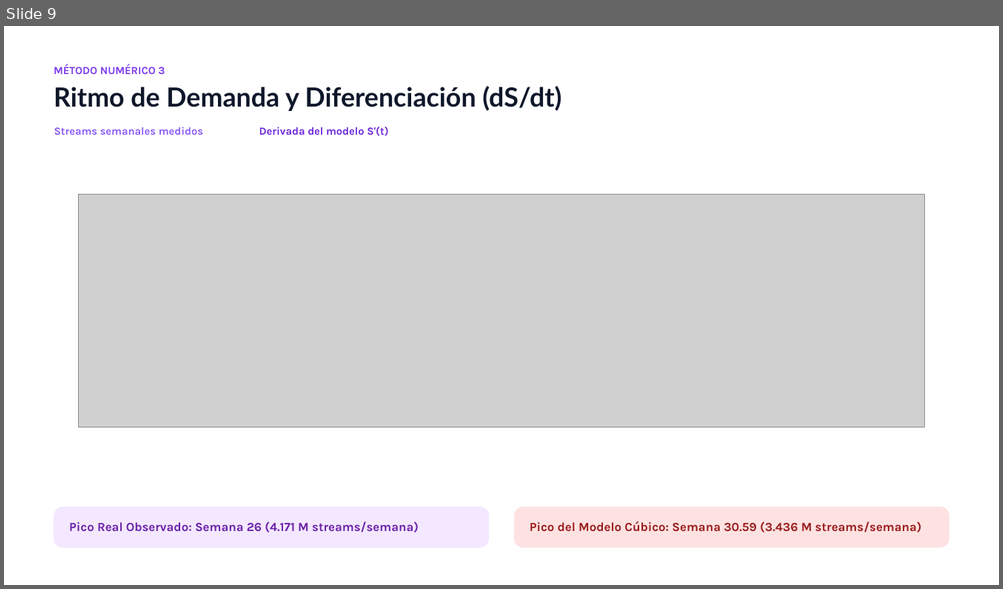
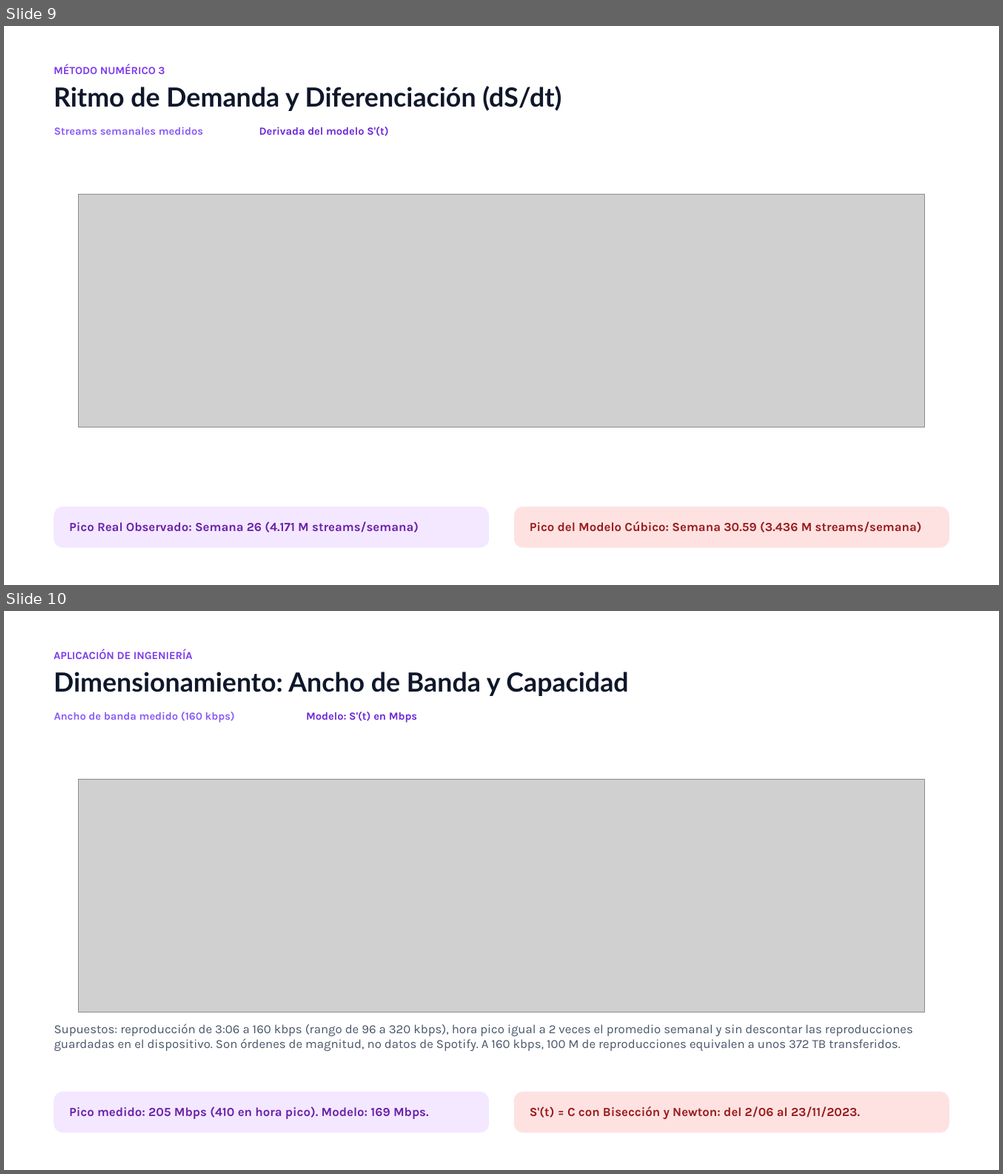
Before and after one commit to PedroGattiUCC/metodos-numericos-rosa-pastel, a slide deck: ENTREGABLES/Presentacion_Rosa_Pastel_Metodos_Numericos.pptx. Shown one above the other, each under a label of ours: slide 9 before the commit, slides 9 and 10 after it. The pictures are 1003x589 and 1003x1174 pixels, drawn with LibreOffice and Linux fonts; fonts in the diff are those of the drawing; grey boxes stand for pictures. Boxes give left, top, right and bottom in pixels: in the first picture for what was removed or moved away, otherwise in the second. Text is boxed around its words. In the diff, an @@ line names an element or a change of style, - is before the commit and + after.

```diff
--- a/ENTREGABLES/Presentacion_Rosa_Pastel_Metodos_Numericos.pptx
+++ b/ENTREGABLES/Presentacion_Rosa_Pastel_Metodos_Numericos.pptx
@@ slide 10 added at [4,611,999,1170], background #FFFFFF @@
@@ text added at [54,649,193,659], 10.5 pt, text #7C3AED, bold @@
+APLICACIÓN DE INGENIERÍA
@@ text added at [54,672,628,696], 25.5 pt, text #0F172A, bold @@
+Dimensionamiento: Ancho de Banda y Capacidad
@@ text added at [54,712,235,723], 10.5 pt, text #8B5CF6, bold @@
+Ancho de banda medido (160 kbps)
@@ text added at [306,712,417,723], 10.5 pt, text #6D28D9, bold @@
+Modelo: S'(t) en Mbps
@@ picture added at [79,780,924,1012] @@
@@ text added at [54,1024,913,1051], 12 pt, text #475569 @@
+Supuestos: reproducción de 3:06 a 160 kbps (rango de 96 a 320 kbps), hora pico igual a 2 veces el promedio semanal y sin descontar las reproducciones guardadas en el dispositivo. Son órdenes de magnitud, no datos de Spotify. A 160 kbps, 100 M de reproducciones equivalen a unos 372 TB transferidos.
@@ rounded rectangle added at [54,1092,489,1133], fill #F3E8FF @@
@@ rounded rectangle added at [514,1092,948,1133], fill #FEE2E2 @@
@@ text added at [69,1107,429,1119], 12 pt, text #6B21A8, bold @@
+Pico medido: 205 Mbps (410 en hora pico). Modelo: 169 Mbps.
@@ text added at [529,1107,859,1119], 12 pt, text #991B1B, bold @@
+S'(t) = C con Bisección y Newton: del 2/06 al 23/11/2023.
```
Also in this commit, not shown: 1 slide changed, 4 other files.
